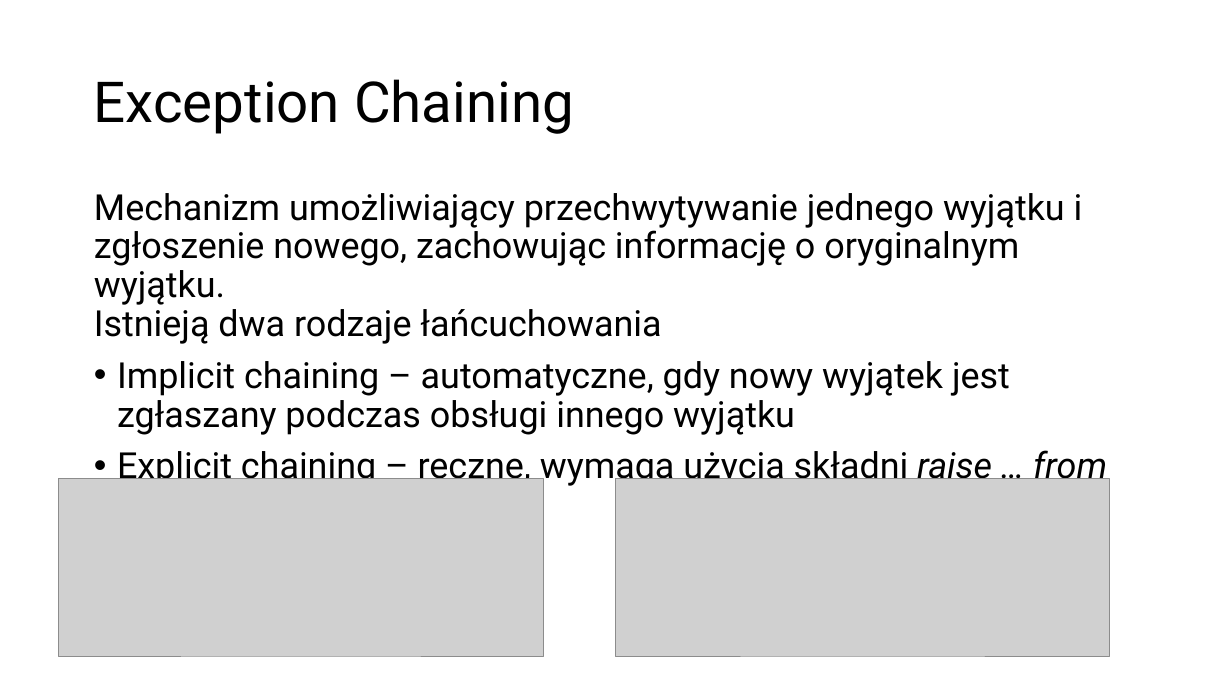
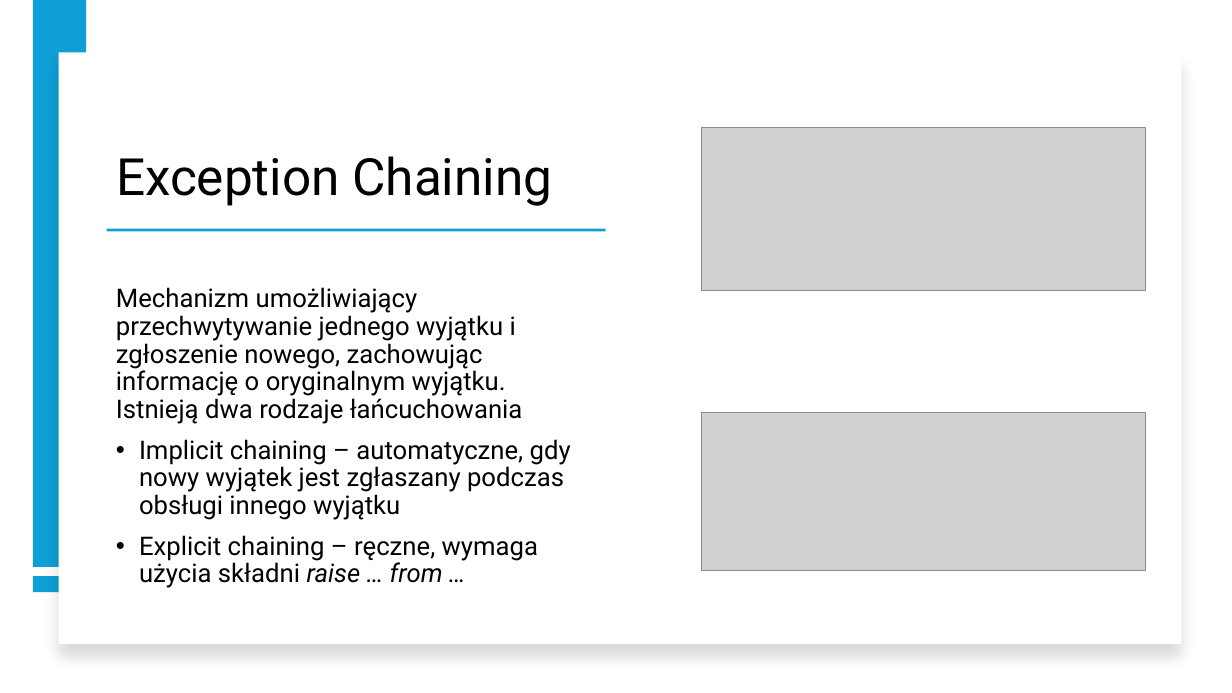
Before and after one commit to kirilol-ok/Python-jpwp, a slide deck: slide 9 of prezentacja.pptx. Drawn at 1232x693 pixels with LibreOffice and Linux fonts; fonts in the diff are those of the drawing; grey boxes stand for pictures. Boxes give left, top, right and bottom in pixels: in the first picture for what was removed or moved away, otherwise in the second. Text is boxed around its words. In the diff, an @@ line names an element or a change of style, - is before the commit and + after.

```diff
--- a/prezentacja.pptx
+++ b/prezentacja.pptx
@@ rectangle added at (33,0,86,567), fill #0F9ED5 @@
@@ rectangle added at (58,53,1181,645), fill #FFFFFF @@
@@ title "Exception Chaining": place and size @@
-title "Exception Chaining" at (94,79,574,134)
+title "Exception Chaining" at (116,156,552,206)
@@ title "Exception Chaining" at (116,156,552,206): size 44 to 40 pt; vertical alignment middle to bottom @@
@@ picture: place and size @@
-picture at (58,479,543,656)
+picture at (702,128,1146,290)
@@ rectangle added at (106,229,605,232), fill #0F9ED5 @@
@@ text "Mechanizm umożliwiający przechwytywanie jednego wyjątku ...": place and size @@
-text "Mechanizm umożliwiający przechwytywanie jednego wyjątku ..." at (94,193,1107,487)
+text "Mechanizm umożliwiający przechwytywanie jednego wyjątku ..." at (116,287,571,588)
@@ text "Mechanizm umożliwiający przechwytywanie jednego wyjątku ..." at (116,287,571,588): size 28 to 20 pt; vertical alignment top to middle @@
@@ picture: place and size @@
-picture at (616,479,1111,656)
+picture at (702,412,1146,571)
@@ rectangle added at (33,576,87,592), fill #0F9ED5 @@
```
Also in this commit, not shown: 7 other slides changed, 1 slide added, 1 slide removed.
